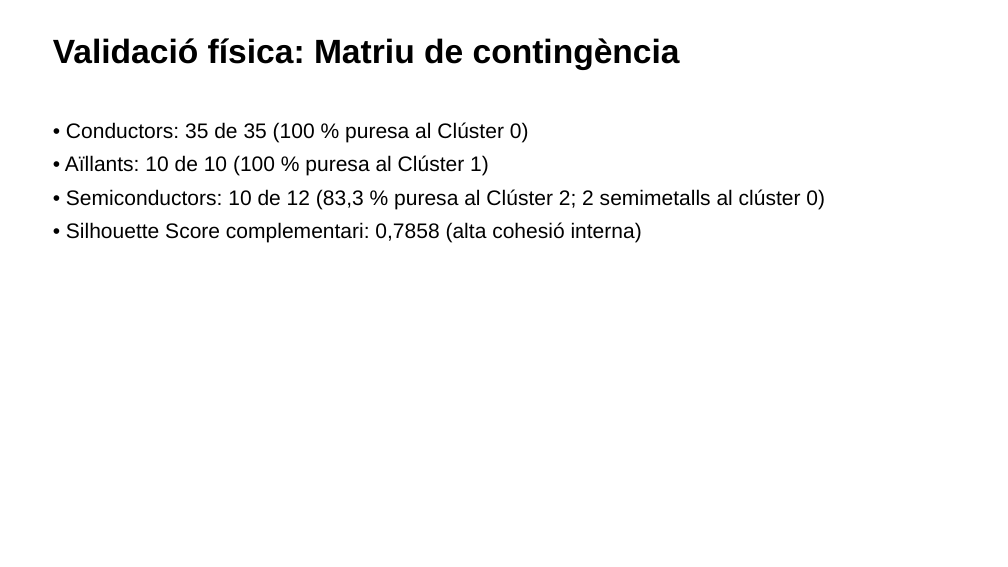
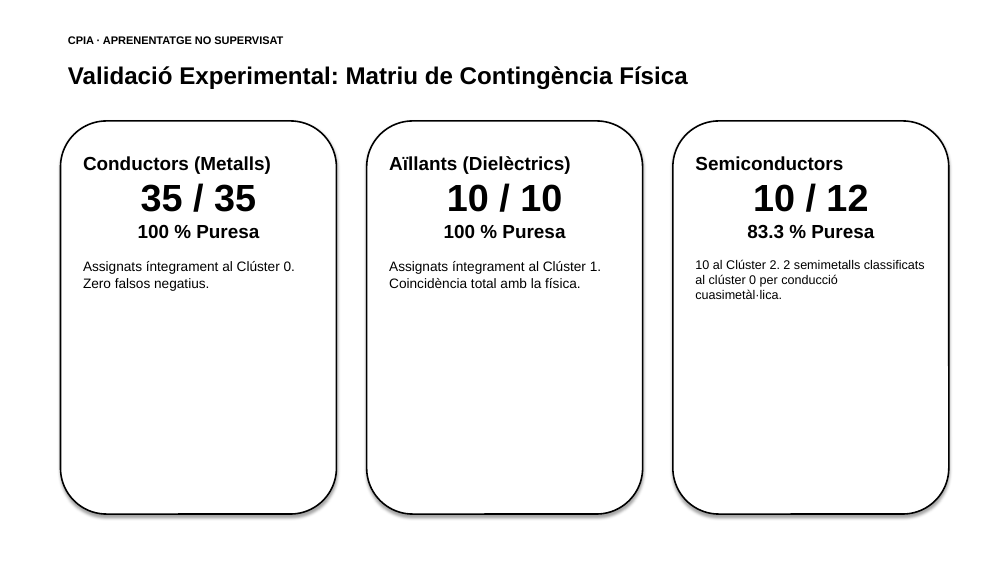
Before and after one commit to ArnauMontull/CPIA-Expo, a slide deck: slide 18 of presentacion/expo_cpia.pptx (slide 17 before the commit). Drawn at 1008x567 pixels with LibreOffice and Linux fonts; fonts in the diff are those of the drawing. Boxes give left, top, right and bottom in pixels: in the first picture for what was removed or moved away, otherwise in the second. Text is boxed around its words. In the diff, an @@ line names an element or a change of style, - is before the commit and + after.

```diff
--- a/presentacion/expo_cpia.pptx
+++ b/presentacion/expo_cpia.pptx
@@ text added at [68,36,283,44], 10.5 pt, text #000000, bold @@
+CPIA · APRENENTATGE NO SUPERVISAT
@@ text at [68,66,687,89]: text changed; size 32 to 23 pt @@
-Validació física: Matriu de contingència
+Validació Experimental: Matriu de Contingència Física
@@ rounded rectangle added at [60,121,337,514], fill #FFFFFF, outline #000000 1.5 pt @@
@@ text removed at [65,122,825,243] @@
-• Conductors: 35 de 35 (100 % puresa al Clúster 0)
-• Aïllants: 10 de 10 (100 % puresa al Clúster 1)
-• Semiconductors: 10 de 12 (83,3 % puresa al Clúster 2; 2 semimetalls al clúster 0)
-• Silhouette Score complementari: 0,7858 (alta cohesió interna)
@@ rounded rectangle added at [367,121,643,514], fill #FFFFFF, outline #000000 1.5 pt @@
@@ rounded rectangle added at [673,121,949,514], fill #FFFFFF, outline #000000 1.5 pt @@
@@ text added at [83,156,295,291], 13 pt, text #000000 @@
+Conductors (Metalls)
+35 / 35
+100 % Puresa
+Assignats íntegrament al Clúster 0. Zero falsos negatius.
@@ text added at [389,156,601,288], 13 pt, text #000000 @@
+Aïllants (Dielèctrics)
+10 / 10
+100 % Puresa
+Assignats íntegrament al Clúster 1. Coincidència total amb la física.
@@ text added at [695,156,925,299], 12 pt, text #000000 @@
+Semiconductors
+10 / 12
+83.3 % Puresa
+10 al Clúster 2. 2 semimetalls classificats al clúster 0 per conducció cuasimetàl·lica.
```
Also in this commit, not shown: 1 other slide changed, 7 slides added, 5 slides removed, 4 other files.
